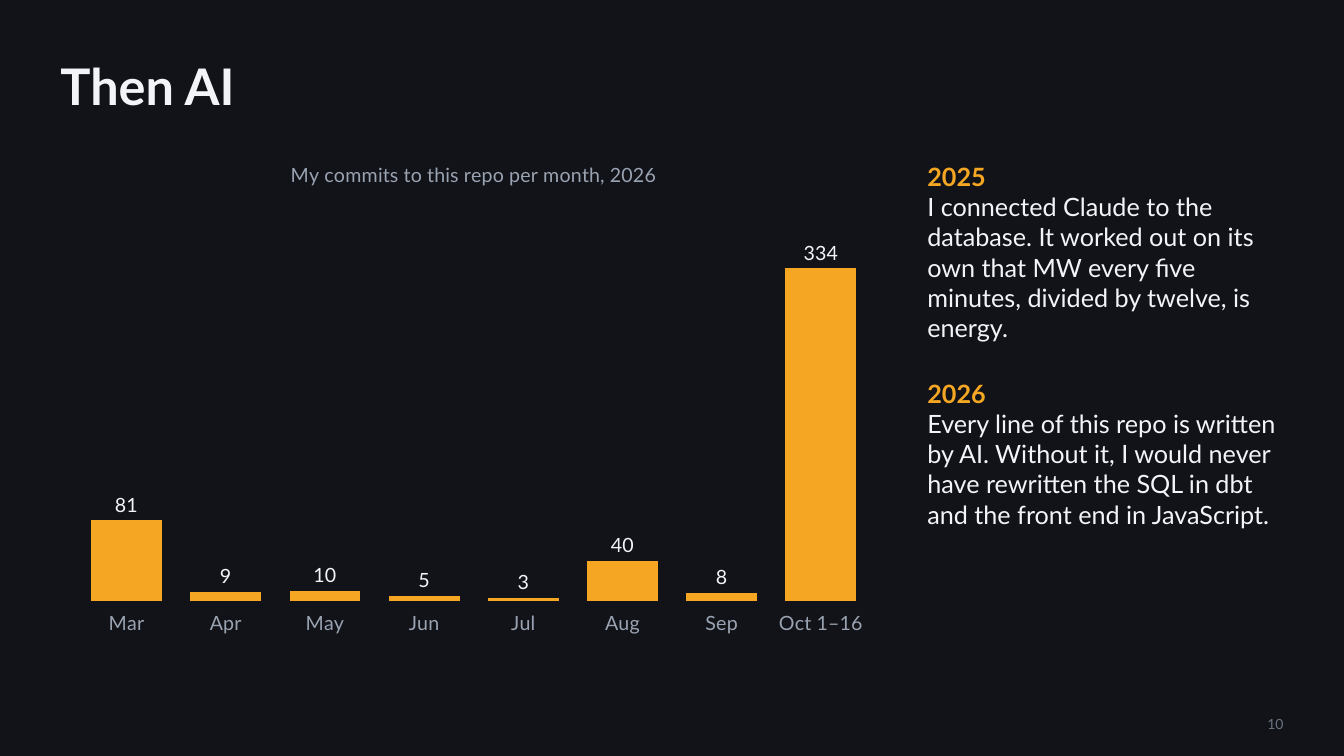
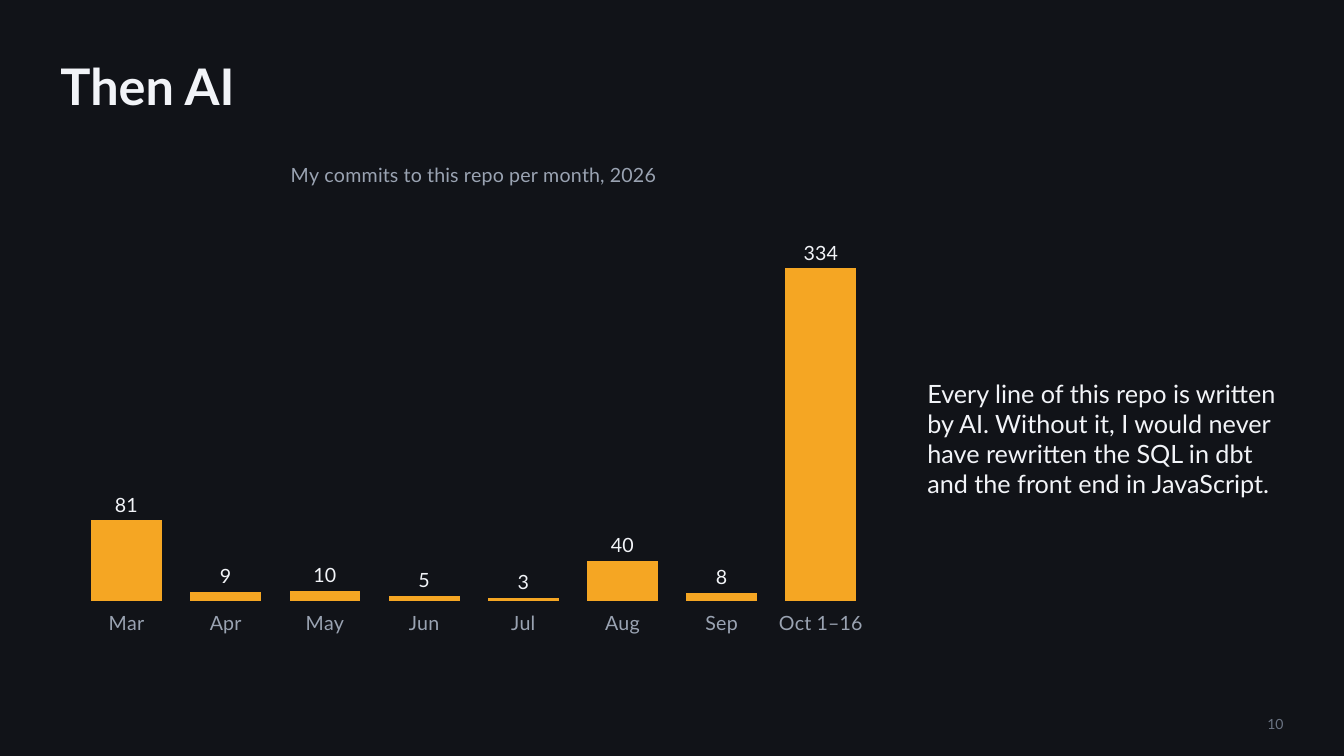
Before and after one commit to djouallah/presentations, a slide deck: slide 10 of analytics-as-code/analytics-as-code.pptx. Drawn at 1344x756 pixels with LibreOffice and Linux fonts; fonts in the diff are those of the drawing. Boxes give left, top, right and bottom in pixels: in the first picture for what was removed or moved away, otherwise in the second. Text is boxed around its words. In the diff, an @@ line names an element or a change of style, - is before the commit and + after.

```diff
--- a/analytics-as-code/analytics-as-code.pptx
+++ b/analytics-as-code/analytics-as-code.pptx
@@ text removed at (927, 167, 1254, 342) @@
-2025
-I connected Claude to the database. It worked out on its own that MW every five minutes, divided by twelve, is energy.
@@ text at (927, 384, 985, 404): paragraph removed @@
-2026
```
Also in this commit, not shown: 4 other slides changed, 1 slide removed, 1 other file.
